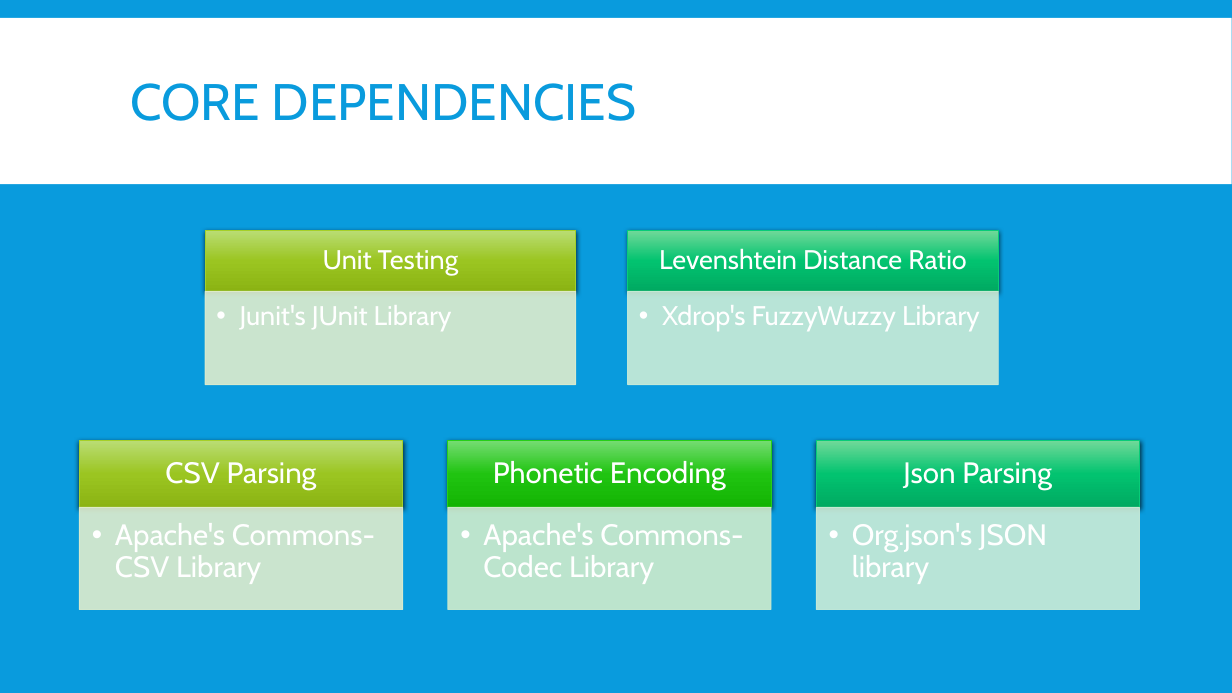
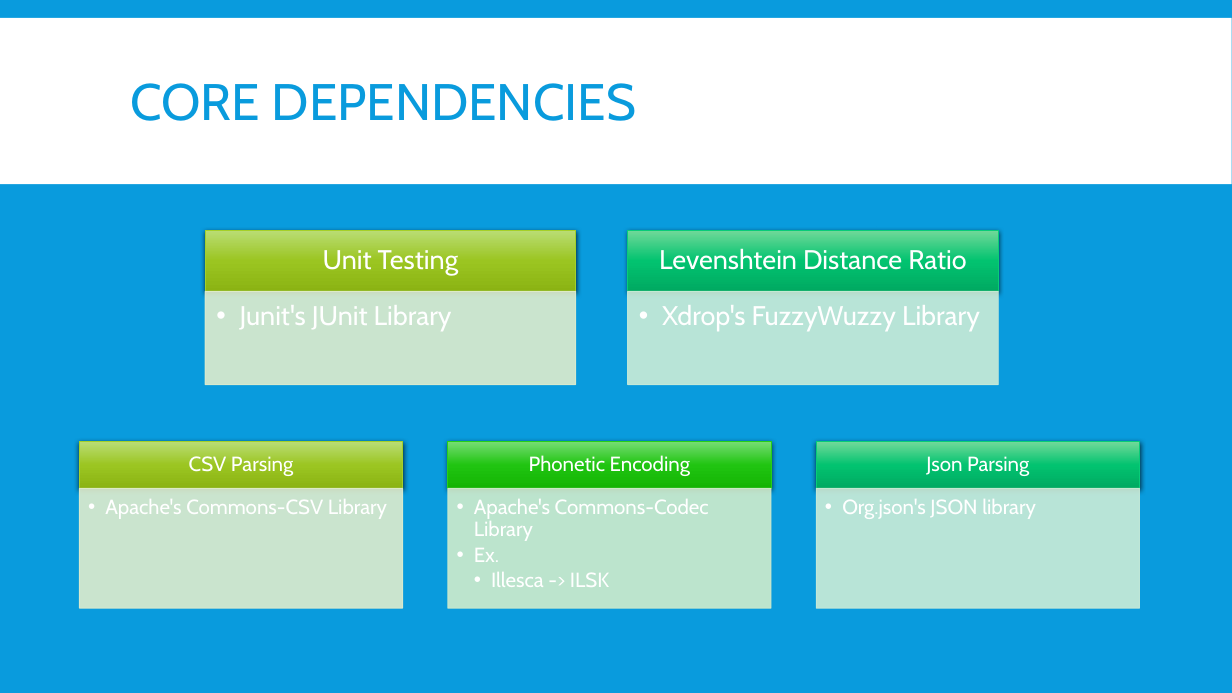
Before and after one commit to OryGregS/SeniorProject, a slide deck: slide 17 of docs/FuzzyRecordLinkage.pptx. Drawn at 1232x693 pixels with LibreOffice and Linux fonts; fonts in the diff are those of the drawing. Boxes give left, top, right and bottom in pixels: in the first picture for what was removed or moved away, otherwise in the second. Text is boxed around its words. In the diff, an @@ line names an element or a change of style, - is before the commit and + after.

```diff
--- a/docs/FuzzyRecordLinkage.pptx
+++ b/docs/FuzzyRecordLinkage.pptx
@@ rectangle: place and size @@
-rectangle at box(79, 441, 403, 507)
+rectangle at box(79, 442, 403, 488)
@@ rectangle: place and size @@
-rectangle at box(448, 441, 772, 507)
+rectangle at box(448, 442, 772, 488)
@@ size 23 to 16 pt; less space between paragraphs in 3 elements at box(189, 456, 293, 476), box(529, 455, 690, 476), box(926, 456, 1029, 476) @@
@@ rectangle: place and size @@
-rectangle at box(816, 441, 1140, 507)
+rectangle at box(816, 442, 1140, 488)
@@ text "Apache's Commons-CSV Library": place and size @@
-text "Apache's Commons-CSV Library" at box(115, 523, 375, 584)
+text "Apache's Commons-CSV Library" at box(105, 499, 387, 519)
@@ text "Apache's Commons-CSV Library" at box(105, 499, 387, 519): size 23 to 16 pt; indent changed; less space between paragraphs @@
@@ rectangle: place and size @@
-rectangle at box(79, 507, 403, 609)
+rectangle at box(79, 489, 403, 609)
@@ text "Apache's Commons-Codec Library": place and size @@
-text "Apache's Commons-Codec Library" at box(483, 523, 743, 584)
+text "Apache's Commons-Codec Library" at box(474, 499, 709, 587)
@@ rectangle: place and size @@
-rectangle at box(448, 507, 772, 609)
+rectangle at box(448, 489, 772, 609)
@@ text at box(474, 499, 709, 541): size 23 to 16 pt in "Apache's Commons-Codec Library"; indent changed; less space between paragraphs @@
@@ text "Org.json's JSON library" at box(842, 499, 1036, 519): size 23 to 16 pt; indent changed; less space between paragraphs @@
@@ text "Org.json's JSON library": place and size @@
-text "Org.json's JSON library" at box(852, 523, 1047, 584)
+text "Org.json's JSON library" at box(842, 499, 1036, 519)
@@ rectangle: place and size @@
-rectangle at box(816, 507, 1140, 609)
+rectangle at box(816, 489, 1140, 609)
@@ text at box(474, 548, 609, 587): paragraphs added @@
+  • Ex.
+    • Illesca -> ILSK
```
Also in this commit, not shown: 4 other slides changed, 5 other files.
